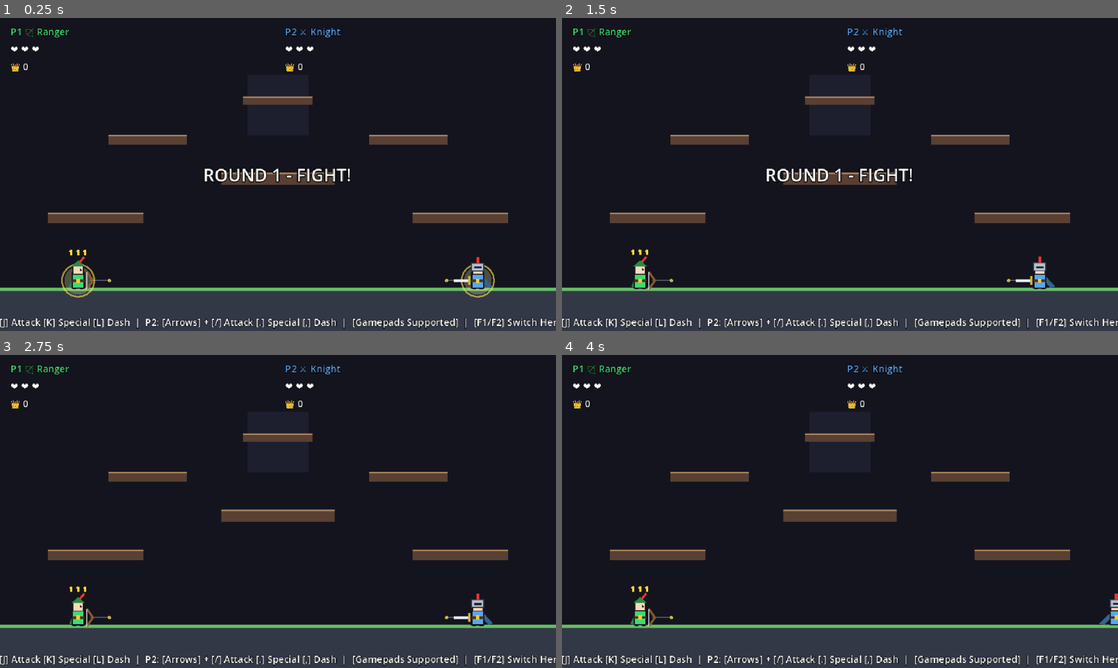
Above: before the commit, frames 1-4 (two rows, left to right).
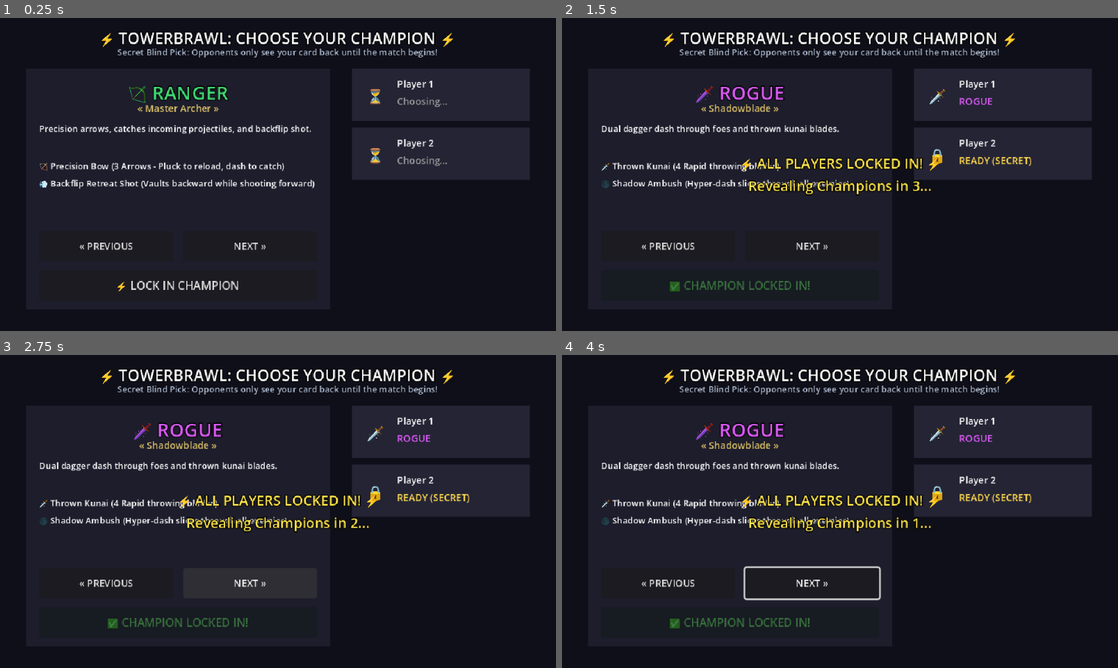
Above: after the commit, the same moments.

Repository: nemr118/tower_brawl
Game: Godot game, scene res://scenes/character_select.tscn
Same seed, same stepped clock (60 frames per second), same inputs: the game is played once before the commit and once after it. Before the commit the project starts from res://scenes/arena.tscn.
Inputs (mouse positions are in pixels of both pictures, inside the frame that each line leads up to):
- Up to frame 1 (0.25 s): no input
- Up to frame 2 (1.5 s): click (667, 246) at 0.5 s, where only the run after the commit has a clickable "« PREVIOUS"; click (739, 284) at 1.25 s, where only the run after the commit has a clickable "⚡ LOCK IN CHAMPION"
- Up to frame 3 (2.75 s): click (250, 583) at 2 s, where only the run after the commit has a clickable "NEXT »"
- Up to frame 4 (4 s): click (812, 583) at 2.75 s, where only the run after the commit has a clickable "NEXT »"; tap Enter (ui_accept) at 3.5 s; move the mouse to (962, 495) at 3.52 s; hold Right (ui_right) from 3.53 s (still down); hold Enter (ui_accept) from 3.53 s (still down); click (962, 495) at 3.67 s

The runs differ from the first frame. In frame 1, 23% of the frame differs, in the area x 0-100%, y 3-100%; in frame 2, 24%; in frame 3, 26%; in frame 4, 24%.

Commit message:
Set up Secret Character Selection Draft screen, 1-click web export pipeline, and local Godot web server

Diff:
--- a/project.godot
+++ b/project.godot
@@ -9,7 +9,7 @@
 config/name="TowerBrawl"
 config/description="TowerFall x Brawlhalla style party brawler for family and friends"
 config/version="1.0.0"
-run/main_scene="res://scenes/arena.tscn"
+run/main_scene="res://scenes/character_select.tscn"
 config/features=PackedStringArray("4.7", "Forward Plus")
 boot_splash/bg_color=Color(0.08, 0.08, 0.12, 1)
 
--- /dev/null
+++ b/scenes/character_select.tscn
@@ -0,0 +1,347 @@
+[gd_scene load_steps=7 format=3]
+
+[ext_resource type="Script" path="res://scripts/character_select.gd" id="1_select"]
+
+[sub_resource type="LabelSettings" id="LabelSettings_title"]
+font_size = 18
+outline_size = 4
+outline_color = Color(0, 0, 0, 1)
+
+[sub_resource type="LabelSettings" id="LabelSettings_sub"]
+font_size = 10
+font_color = Color(0.7, 0.75, 0.85, 1)
+outline_size = 2
+outline_color = Color(0, 0, 0, 1)
+
+[sub_resource type="LabelSettings" id="LabelSettings_champ_name"]
+font_size = 22
+outline_size = 4
+outline_color = Color(0, 0, 0, 1)
+
+[sub_resource type="LabelSettings" id="LabelSettings_champ_title"]
+font_size = 11
+font_color = Color(0.85, 0.75, 0.4, 1)
+
+[sub_resource type="LabelSettings" id="LabelSettings_banner"]
+font_size = 16
+font_color = Color(1, 0.9, 0.3, 1)
+outline_size = 4
+outline_color = Color(0, 0, 0, 1)
+
+[node name="CharacterSelect" type="Control"]
+layout_mode = 3
+anchors_preset = 15
+anchor_right = 1.0
+anchor_bottom = 1.0
+grow_horizontal = 2
+grow_vertical = 2
+script = ExtResource("1_select")
+
+[node name="Background" type="ColorRect" parent="."]
+layout_mode = 1
+anchors_preset = 15
+anchor_right = 1.0
+anchor_bottom = 1.0
+grow_horizontal = 2
+grow_vertical = 2
+color = Color(0.06, 0.06, 0.1, 1)
+
+[node name="TitleBar" type="Label" parent="."]
+layout_mode = 1
+anchors_preset = 10
+anchor_right = 1.0
+offset_top = 10.0
+offset_bottom = 35.0
+grow_horizontal = 2
+text = "⚡ TOWERBRAWL: CHOOSE YOUR CHAMPION ⚡"
+label_settings = SubResource("LabelSettings_title")
+horizontal_alignment = 1
+
+[node name="SubTitle" type="Label" parent="."]
+layout_mode = 1
+anchors_preset = 10
+anchor_right = 1.0
+offset_top = 32.0
+offset_bottom = 48.0
+grow_horizontal = 2
+text = "Secret Blind Pick: Opponents only see your card back until the match begins!"
+label_settings = SubResource("LabelSettings_sub")
+horizontal_alignment = 1
+
+[node name="CardShowcase" type="ColorRect" parent="."]
+layout_mode = 0
+offset_left = 30.0
+offset_top = 58.0
+offset_right = 380.0
+offset_bottom = 335.0
+color = Color(0.12, 0.12, 0.18, 0.9)
+
+[node name="ChampionName" type="Label" parent="CardShowcase"]
+layout_mode = 1
+anchors_preset = 10
+anchor_right = 1.0
+offset_top = 12.0
+offset_bottom = 40.0
+grow_horizontal = 2
+text = "🏹 RANGER"
+label_settings = SubResource("LabelSettings_champ_name")
+horizontal_alignment = 1
+
+[node name="ChampionTitle" type="Label" parent="CardShowcase"]
+layout_mode = 1
+anchors_preset = 10
+anchor_right = 1.0
+offset_top = 38.0
+offset_bottom = 54.0
+grow_horizontal = 2
+text = "« Master Archer »"
+label_settings = SubResource("LabelSettings_champ_title")
+horizontal_alignment = 1
+
+[node name="ChampionDesc" type="Label" parent="CardShowcase"]
+layout_mode = 1
+anchors_preset = 10
+anchor_right = 1.0
+offset_left = 15.0
+offset_top = 62.0
+offset_right = -15.0
+offset_bottom = 98.0
+grow_horizontal = 2
+theme_override_font_sizes/font_size = 10
+text = "Precision arrows, catches incoming projectiles mid-air, and tactical backflip shot."
+autowrap_mode = 2
+
+[node name="Skills" type="VBoxContainer" parent="CardShowcase"]
+layout_mode = 1
+anchors_preset = 10
+anchor_right = 1.0
+offset_left = 15.0
+offset_top = 105.0
+offset_right = -15.0
+offset_bottom = 175.0
+grow_horizontal = 2
+theme_override_constants/separation = 6
+
+[node name="PrimaryLabel" type="Label" parent="CardShowcase/Skills"]
+layout_mode = 2
+theme_override_font_sizes/font_size = 10
+text = "🏹 Primary: Precision Bow (3 Arrows)"
+
+[node name="SpecialLabel" type="Label" parent="CardShowcase/Skills"]
+layout_mode = 2
+theme_override_font_sizes/font_size = 10
+text = "💨 Special: Backflip Retreat Shot"
+
+[node name="NavButtons" type="HBoxContainer" parent="CardShowcase"]
+layout_mode = 1
+anchors_preset = 12
+anchor_top = 1.0
+anchor_right = 1.0
+anchor_bottom = 1.0
+offset_left = 15.0
+offset_top = -90.0
+offset_right = -15.0
+offset_bottom = -55.0
+grow_horizontal = 2
+grow_vertical = 0
+theme_override_constants/separation = 12
+
+[node name="BtnPrev" type="Button" parent="CardShowcase/NavButtons"]
+layout_mode = 2
+size_flags_horizontal = 3
+theme_override_font_sizes/font_size = 11
+text = "« PREVIOUS"
+
+[node name="BtnNext" type="Button" parent="CardShowcase/NavButtons"]
+layout_mode = 2
+size_flags_horizontal = 3
+theme_override_font_sizes/font_size = 11
+text = "NEXT »"
+
+[node name="LockInButton" type="Button" parent="CardShowcase"]
+layout_mode = 1
+anchors_preset = 12
+anchor_top = 1.0
+anchor_right = 1.0
+anchor_bottom = 1.0
+offset_left = 15.0
+offset_top = -45.0
+offset_right = -15.0
+offset_bottom = -10.0
+grow_horizontal = 2
+grow_vertical = 0
+theme_override_font_sizes/font_size = 13
+text = "⚡ LOCK IN CHAMPION"
+
+[node name="Roster" type="VBoxContainer" parent="."]
+layout_mode = 0
+offset_left = 405.0
+offset_top = 58.0
+offset_right = 610.0
+offset_bottom = 335.0
+theme_override_constants/separation = 8
+
+[node name="P1Card" type="ColorRect" parent="Roster"]
+custom_minimum_size = Vector2(0, 60)
+layout_mode = 2
+color = Color(0.15, 0.15, 0.22, 0.9)
+
+[node name="Icon" type="Label" parent="Roster/P1Card"]
+layout_mode = 0
+offset_left = 10.0
+offset_top = 14.0
+offset_right = 45.0
+offset_bottom = 46.0
+theme_override_font_sizes/font_size = 20
+text = "🏹"
+horizontal_alignment = 1
+vertical_alignment = 1
+
+[node name="Name" type="Label" parent="Roster/P1Card"]
+layout_mode = 0
+offset_left = 52.0
+offset_top = 10.0
+offset_right = 190.0
+offset_bottom = 28.0
+theme_override_font_sizes/font_size = 11
+text = "Player 1 (You)"
+
+[node name="Status" type="Label" parent="Roster/P1Card"]
+layout_mode = 0
+offset_left = 52.0
+offset_top = 30.0
+offset_right = 190.0
+offset_bottom = 48.0
+theme_override_font_sizes/font_size = 11
+text = "Choosing..."
+
+[node name="P2Card" type="ColorRect" parent="Roster"]
+custom_minimum_size = Vector2(0, 60)
+layout_mode = 2
+color = Color(0.15, 0.15, 0.22, 0.9)
+
+[node name="Icon" type="Label" parent="Roster/P2Card"]
+layout_mode = 0
+offset_left = 10.0
+offset_top = 14.0
+offset_right = 45.0
+offset_bottom = 46.0
+theme_override_font_sizes/font_size = 20
+text = "🔒"
+horizontal_alignment = 1
+vertical_alignment = 1
+
+[node name="Name" type="Label" parent="Roster/P2Card"]
+layout_mode = 0
+offset_left = 52.0
+offset_top = 10.0
+offset_right = 190.0
+offset_bottom = 28.0
+theme_override_font_sizes/font_size = 11
+text = "Player 2"
+
+[node name="Status" type="Label" parent="Roster/P2Card"]
+layout_mode = 0
+offset_left = 52.0
+offset_top = 30.0
+offset_right = 190.0
+offset_bottom = 48.0
+theme_override_font_sizes/font_size = 11
+text = "Choosing..."
+
+[node name="P3Card" type="ColorRect" parent="Roster"]
+visible = false
+custom_minimum_size = Vector2(0, 60)
+layout_mode = 2
+color = Color(0.15, 0.15, 0.22, 0.9)
+
+[node name="Icon" type="Label" parent="Roster/P3Card"]
+layout_mode = 0
+offset_left = 10.0
+offset_top = 14.0
+offset_right = 45.0
+offset_bottom = 46.0
+theme_override_font_sizes/font_size = 20
+text = "🔒"
+
+[node name="Name" type="Label" parent="Roster/P3Card"]
+layout_mode = 0
+offset_left = 52.0
+offset_top = 10.0
+offset_right = 190.0
+offset_bottom = 28.0
+theme_override_font_sizes/font_size = 11
+text = "Player 3"
+
+[node name="Status" type="Label" parent="Roster/P3Card"]
+layout_mode = 0
+offset_left = 52.0
+offset_top = 30.0
+offset_right = 190.0
+offset_bottom = 48.0
+theme_override_font_sizes/font_size = 11
+text = "Choosing..."
+
+[node name="P4Card" type="ColorRect" parent="Roster"]
+visible = false
+custom_minimum_size = Vector2(0, 60)
+layout_mode = 2
+color = Color(0.15, 0.15, 0.22, 0.9)
+
+[node name="Icon" type="Label" parent="Roster/P4Card"]
+layout_mode = 0
+offset_left = 10.0
+offset_top = 14.0
+offset_right = 45.0
+offset_bottom = 46.0
+theme_override_font_sizes/font_size = 20
+text = "🔒"
+
+[node name="Name" type="Label" parent="Roster/P4Card"]
+layout_mode = 0
+offset_left = 52.0
+offset_top = 10.0
+offset_right = 190.0
+offset_bottom = 28.0
+theme_override_font_sizes/font_size = 11
+text = "Player 4"
+
+[node name="Status" type="Label" parent="Roster/P4Card"]
+layout_mode = 0
+offset_left = 52.0
+offset_top = 30.0
+offset_right = 190.0
+offset_bottom = 48.0
+theme_override_font_sizes/font_size = 11
+text = "Choosing..."
+
+[node name="RevealBanner" type="Control" parent="."]
+layout_mode = 1
+anchors_preset = 8
+anchor_left = 0.5
+anchor_top = 0.5
+anchor_right = 0.5
+anchor_bottom = 0.5
+offset_left = -250.0
+offset_top = -30.0
+offset_right = 250.0
+offset_bottom = 30.0
+grow_horizontal = 2
+grow_vertical = 2
+
+[node name="BannerLabel" type="Label" parent="RevealBanner"]
+visible = false
+layout_mode = 1
+anchors_preset = 15
+anchor_right = 1.0
+anchor_bottom = 1.0
+grow_horizontal = 2
+grow_vertical = 2
+text = "⚡ ALL PLAYERS LOCKED IN! ⚡"
+label_settings = SubResource("LabelSettings_banner")
+horizontal_alignment = 1
+vertical_alignment = 1
+
+[connection signal="pressed" from="CardShowcase/NavButtons/BtnPrev" to="." method="_on_btn_prev_pressed"]
+[connection signal="pressed" from="CardShowcase/NavButtons/BtnNext" to="." method="_on_btn_next_pressed"]
+[connection signal="pressed" from="CardShowcase/LockInButton" to="." method="_on_lock_in_button_pressed"]
--- /dev/null
+++ b/scenes/touch_controls.tscn
@@ -0,0 +1,90 @@
+[gd_scene load_steps=2 format=3]
+
+[ext_resource type="Script" path="res://scripts/touch_controls.gd" id="1_touch"]
+
+[node name="TouchControls" type="CanvasLayer"]
+layer = 5
+script = ExtResource("1_touch")
+
+[node name="JoystickBase" type="ColorRect" parent="."]
+offset_left = 35.0
+offset_top = 220.0
+offset_right = 145.0
+offset_bottom = 330.0
+color = Color(0.2, 0.3, 0.5, 0.25)
+
+[node name="Thumb" type="ColorRect" parent="JoystickBase"]
+layout_mode = 1
+anchors_preset = 8
+anchor_left = 0.5
+anchor_top = 0.5
+anchor_right = 0.5
+anchor_bottom = 0.5
+offset_left = -22.0
+offset_top = -22.0
+offset_right = 22.0
+offset_bottom = 22.0
+grow_horizontal = 2
+grow_vertical = 2
+color = Color(0.38, 0.65, 0.98, 0.7)
+
+[node name="Buttons" type="Control" parent="."]
+layout_mode = 3
+anchors_preset = 3
+anchor_left = 1.0
+anchor_top = 1.0
+anchor_right = 1.0
+anchor_bottom = 1.0
+offset_left = -200.0
+offset_top = -180.0
+grow_horizontal = 0
+grow_vertical = 0
+
+[node name="BtnJump" type="Button" parent="Buttons"]
+layout_mode = 0
+offset_left = 70.0
+offset_top = 110.0
+offset_right = 125.0
+offset_bottom = 165.0
+text = "JUMP"
+
+[node name="BtnAttack" type="Button" parent="Buttons"]
+layout_mode = 0
+offset_left = 10.0
+offset_top = 55.0
+offset_right = 65.0
+offset_bottom = 110.0
+text = "ATK"
+
+[node name="BtnSpecial" type="Button" parent="Buttons"]
+layout_mode = 0
+offset_left = 70.0
+offset_top = 0.0
+offset_right = 125.0
+offset_bottom = 55.0
+text = "SPEC"
+
+[node name="BtnDash" type="Button" parent="Buttons"]
+layout_mode = 0
+offset_left = 130.0
+offset_top = 55.0
+offset_right = 185.0
+offset_bottom = 110.0
+text = "DASH"
+
+[node name="ToggleTouchBtn" type="Button" parent="."]
+offset_left = 10.0
+offset_top = 10.0
+offset_right = 95.0
+offset_bottom = 35.0
+theme_override_font_sizes/font_size = 9
+text = "TOUCH: ON"
+
+[connection signal="button_down" from="Buttons/BtnJump" to="." method="_on_btn_jump_pressed"]
+[connection signal="button_up" from="Buttons/BtnJump" to="." method="_on_btn_jump_released"]
+[connection signal="button_down" from="Buttons/BtnAttack" to="." method="_on_btn_attack_pressed"]
+[connection signal="button_up" from="Buttons/BtnAttack" to="." method="_on_btn_attack_released"]
+[connection signal="button_down" from="Buttons/BtnSpecial" to="." method="_on_btn_special_pressed"]
+[connection signal="button_up" from="Buttons/BtnSpecial" to="." method="_on_btn_special_released"]
+[connection signal="button_down" from="Buttons/BtnDash" to="." method="_on_btn_dash_pressed"]
+[connection signal="button_up" from="Buttons/BtnDash" to="." method="_on_btn_dash_released"]
--- /dev/null
+++ b/scripts/character_select.gd
@@ -0,0 +1,190 @@
+extends Control
+
+## Secret Character Selection Draft Screen
+## Allows each player on their own device to secretly choose and lock in their champion.
+## Opponents only see a mystery locked card until the 3.. 2.. 1.. Champion Reveal!
+
+@export var local_player_id: int = 1
+
+var selected_class_idx: int = 0
+var is_locked_in: bool = false
+var locked_players = {}
+var is_revealing: bool = false
+
+@onready var title_label = $CardShowcase/ChampionTitle
+@onready var name_label = $CardShowcase/ChampionName
+@onready var desc_label = $CardShowcase/ChampionDesc
+@onready var primary_label = $CardShowcase/Skills/PrimaryLabel
+@onready var special_label = $CardShowcase/Skills/SpecialLabel
+@onready var lock_btn = $CardShowcase/LockInButton
+@onready var banner_label = $RevealBanner/BannerLabel
+@onready var preview_hero = $CardShowcase/HeroPreview
+
+@onready var p1_card = $Roster/P1Card
+@onready var p2_card = $Roster/P2Card
+@onready var p3_card = $Roster/P3Card
+@onready var p4_card = $Roster/P4Card
+
+const CHAMPION_KEYS = [
+	Global.ClassType.RANGER,
+	Global.ClassType.KNIGHT,
+	Global.ClassType.MAGE,
+	Global.ClassType.ROGUE
+]
+
+const SKILL_DETAILS = {
+	Global.ClassType.RANGER: {
+		"primary": "🏹 Precision Bow (3 Arrows - Pluck to reload, dash to catch)",
+		"special": "💨 Backflip Retreat Shot (Vaults backward while shooting forward)"
+	},
+	Global.ClassType.KNIGHT: {
+		"primary": "⚔️ Broadsword Slash (Heavy melee arc destroys projectiles)",
+		"special": "🛡️ Shield Parry (Reflects incoming arrows & firebolts at attacker)"
+	},
+	Global.ClassType.MAGE: {
+		"primary": "🔮 Arcane Firebolt (3 Exploding fire charges)",
+		"special": "⚡ Void Blink (Instantaneous 95px teleport in aim direction)"
+	},
+	Global.ClassType.ROGUE: {
+		"primary": "🗡️ Thrown Kunai (4 Rapid throwing blades)",
+		"special": "🌑 Shadow Ambush (Hyper-dash slices through all enemies)"
+	}
+}
+
+func _ready():
+	_update_showcase()
+	_update_roster()
+
+func _input(event):
+	if is_revealing:
+		return
+
+	var prefix = "p" + str(local_player_id) + "_"
+
+	if not is_locked_in:
+		if event.is_action_pressed(prefix + "left") or event.is_action_pressed("ui_left"):
+			_cycle_selection(-1)
+		elif event.is_action_pressed(prefix + "right") or event.is_action_pressed("ui_right"):
+			_cycle_selection(1)
+		elif event.is_action_pressed(prefix + "jump") or event.is_action_pressed(prefix + "attack") or event.is_action_pressed("ui_accept"):
+			_lock_in_champion()
+
+func _cycle_selection(dir: int):
+	selected_class_idx = (selected_class_idx + dir + CHAMPION_KEYS.size()) % CHAMPION_KEYS.size()
+	_update_showcase()
+
+func _update_showcase():
+	var c_type = CHAMPION_KEYS[selected_class_idx]
+	var c_info = Global.CLASS_INFO[c_type]
+	var s_info = SKILL_DETAILS[c_type]
+
+	name_label.text = c_info["icon"] + " " + c_info["name"].to_upper()
+	name_label.modulate = c_info["color"]
+	title_label.text = "« " + c_info["title"] + " »"
+	desc_label.text = c_info["desc"]
+
+	primary_label.text = s_info["primary"]
+	special_label.text = s_info["special"]
+
+	if preview_hero:
+		preview_hero.class_type = c_type
+		preview_hero.queue_redraw()
+
+func _lock_in_champion():
+	is_locked_in = true
+	var chosen_class = CHAMPION_KEYS[selected_class_idx]
+	Global.player_configs[local_player_id]["class"] = chosen_class
+	locked_players[local_player_id] = chosen_class
+
+	lock_btn.text = "✅ CHAMPION LOCKED IN!"
+	lock_btn.disabled = true
+	lock_btn.modulate = Color(0.4, 0.9, 0.4)
+
+	# Simulate other player locking in for local testing or sync over network
+	_simulate_opponent_lock()
+	_update_roster()
+	_check_all_ready()
+
+func _simulate_opponent_lock():
+	# In local / single-machine testing, player 2 picks an alternate champion
+	for p_id in Global.player_configs:
+		if p_id != local_player_id and Global.player_configs[p_id]["active"]:
+			if p_id not in locked_players:
+				var opp_class = (selected_class_idx + 1) % 4
+				Global.player_configs[p_id]["class"] = opp_class
+				locked_players[p_id] = opp_class
+
+func _update_roster():
+	_update_player_card(p1_card, 1)
+	_update_player_card(p2_card, 2)
+	_update_player_card(p3_card, 3)
+	_update_player_card(p4_card, 4)
+
+func _update_player_card(card: Control, p_id: int):
+	if not Global.player_configs[p_id]["active"]:
+		card.visible = false
+		return
+
+	card.visible = true
+	var name_lbl = card.get_node("Name")
+	var status_lbl = card.get_node("Status")
+	var icon_lbl = card.get_node("Icon")
+
+	name_lbl.text = "Player " + str(p_id)
+
+	if p_id in locked_players:
+		if p_id == local_player_id or is_revealing:
+			# Show champion details
+			var c_type = locked_players[p_id]
+			var c_info = Global.CLASS_INFO[c_type]
+			icon_lbl.text = c_info["icon"]
+			status_lbl.text = c_info["name"].to_upper()
+			status_lbl.modulate = c_info["color"]
+		else:
+			# Opponent's pick is SECRET!
+			icon_lbl.text = "🔒"
+			status_lbl.text = "READY (SECRET)"
+			status_lbl.modulate = Color(1.0, 0.85, 0.3)
+	else:
+		icon_lbl.text = "⏳"
+		status_lbl.text = "Choosing..."
+		status_lbl.modulate = Color(0.6, 0.6, 0.6)
+
+func _check_all_ready():
+	var all_ready = true
+	for p_id in Global.player_configs:
+		if Global.player_configs[p_id]["active"] and p_id not in locked_players:
+			all_ready = false
+			break
+
+	if all_ready and not is_revealing:
+		is_revealing = true
+		_start_reveal_countdown()
+
+func _start_reveal_countdown():
+	banner_label.visible = true
+	banner_label.text = "⚡ ALL PLAYERS LOCKED IN! ⚡\nRevealing Champions in 3..."
+	await get_tree().create_timer(1.0).timeout
+	banner_label.text = "⚡ ALL PLAYERS LOCKED IN! ⚡\nRevealing Champions in 2..."
+	await get_tree().create_timer(1.0).timeout
+	banner_label.text = "⚡ ALL PLAYERS LOCKED IN! ⚡\nRevealing Champions in 1..."
+	await get_tree().create_timer(1.0).timeout
+
+	# THE REVEAL! Flip cards over
+	banner_label.text = "💥 CHAMPIONS REVEALED! ENTERING THE ARENA! 💥"
+	_update_roster()
+
+	await get_tree().create_timer(1.8).timeout
+	get_tree().change_scene_to_file("res://scenes/arena.tscn")
+
+func _on_lock_in_button_pressed():
+	if not is_locked_in:
+		_lock_in_champion()
+
+func _on_btn_prev_pressed():
+	if not is_locked_in:
+		_cycle_selection(-1)
+
+func _on_btn_next_pressed():
+	if not is_locked_in:
+		_cycle_selection(1)
--- /dev/null
+++ b/scripts/touch_controls.gd
@@ -0,0 +1,100 @@
+extends CanvasLayer
+
+## In-Game Virtual Touch Controller for Mobile & Tablet Players
+## Emulates joystick input and button presses directly into Godot's Input system.
+
+@onready var joystick_base = $JoystickBase
+@onready var joystick_thumb = $JoystickBase/Thumb
+@onready var btn_jump = $Buttons/BtnJump
+@onready var btn_attack = $Buttons/BtnAttack
+@onready var btn_special = $Buttons/BtnSpecial
+@onready var btn_dash = $Buttons/BtnDash
+
+var is_touching_joystick: bool = false
+var joy_touch_index: int = -1
+var base_center: Vector2 = Vector2.ZERO
+var max_radius: float = 45.0
+
+var my_input_prefix: String = "p1_"
+
+func _ready():
+	# Automatically detect if running on mobile or touch device
+	var is_mobile = OS.has_feature("mobile") or OS.has_feature("web_android") or OS.has_feature("web_ios") or DisplayServer.is_touchscreen_available()
+	visible = is_mobile
+	_update_base_center()
+
+func _update_base_center():
+	base_center = joystick_base.global_position + joystick_base.size / 2.0
+
+func _input(event):
+	if not visible:
+		return
+
+	if event is InputEventScreenTouch:
+		if event.pressed:
+			# Left half of screen -> Joystick
+			if event.position.x < 300.0 and joy_touch_index == -1:
+				joy_touch_index = event.index
+				is_touching_joystick = true
+				joystick_base.global_position = event.position - joystick_base.size / 2.0
+				_update_base_center()
+				_handle_joystick_move(event.position)
+		else:
+			if event.index == joy_touch_index:
+				is_touching_joystick = false
+				joy_touch_index = -1
+				joystick_thumb.position = joystick_base.size / 2.0 - joystick_thumb.size / 2.0
+				_simulate_move(Vector2.ZERO)
+
+	elif event is InputEventScreenDrag:
+		if event.index == joy_touch_index and is_touching_joystick:
+			_handle_joystick_move(event.position)
+
+func _handle_joystick_move(touch_pos: Vector2):
+	var offset = touch_pos - base_center
+	var dist = offset.length()
+	var dir = offset.normalized()
+
+	var clamped_dist = min(dist, max_radius)
+	var thumb_pos = dir * clamped_dist
+
+	joystick_thumb.position = (joystick_base.size / 2.0 - joystick_thumb.size / 2.0) + thumb_pos
+
+	var norm_vec = (dir * (clamped_dist / max_radius))
+	_simulate_move(norm_vec)
+
+func _simulate_move(vec: Vector2):
+	_simulate_axis(my_input_prefix + "left", my_input_prefix + "right", vec.x)
+	_simulate_axis(my_input_prefix + "up", my_input_prefix + "down", vec.y)
+
+func _simulate_axis(neg_action: String, pos_action: String, val: float):
+	if val > 0.18:
+		Input.action_press(pos_action, abs(val))
+		Input.action_release(neg_action)
+	elif val < -0.18:
+		Input.action_press(neg_action, abs(val))
+		Input.action_release(pos_action)
+	else:
+		Input.action_release(pos_action)
+		Input.action_release(neg_action)
+
+# Button Signals
+func _on_btn_jump_pressed():
+	Input.action_press(my_input_prefix + "jump")
+func _on_btn_jump_released():
+	Input.action_release(my_input_prefix + "jump")
+
+func _on_btn_attack_pressed():
+	Input.action_press(my_input_prefix + "attack")
+func _on_btn_attack_released():
+	Input.action_release(my_input_prefix + "attack")
+
+func _on_btn_special_pressed():
+	Input.action_press(my_input_prefix + "special")
+func _on_btn_special_released():
+	Input.action_release(my_input_prefix + "special")
+
+func _on_btn_dash_pressed():
+	Input.action_press(my_input_prefix + "dash")
+func _on_btn_dash_released():
+	Input.action_release(my_input_prefix + "dash")
Not shown, added: build/web/index.apple-touch-icon.png.import
Not shown, added: build/web/index.icon.png.import
Not shown, added: build/web/index.png.import
Not shown, added: export_presets.cfg
Not shown, added: scripts/character_select.gd.uid
Not shown, added: scripts/network_controller.gd.uid
Not shown, added: scripts/touch_controls.gd.uid
Not shown, added: build/web/index.apple-touch-icon.png
Not shown, added: build/web/index.audio.position.worklet.js
Not shown, added: build/web/index.audio.worklet.js
Not shown, added: build/web/index.icon.png
Not shown, added: build/web/index.js
(and 4 more such lines)
